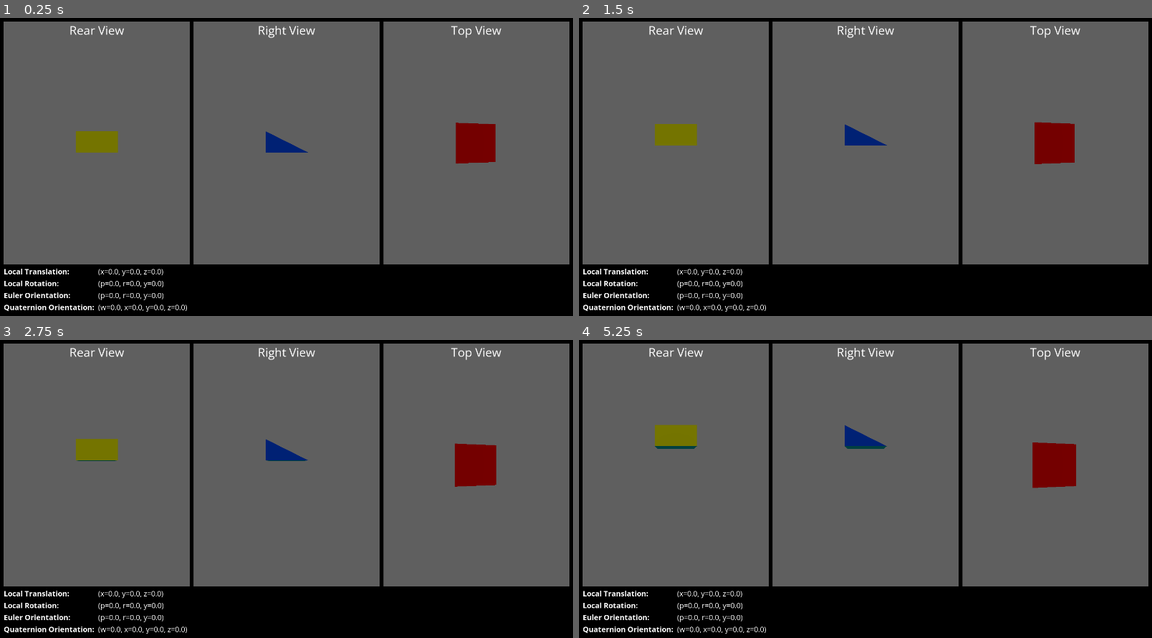
Above: before the commit, frames 1-4 (two rows, left to right).
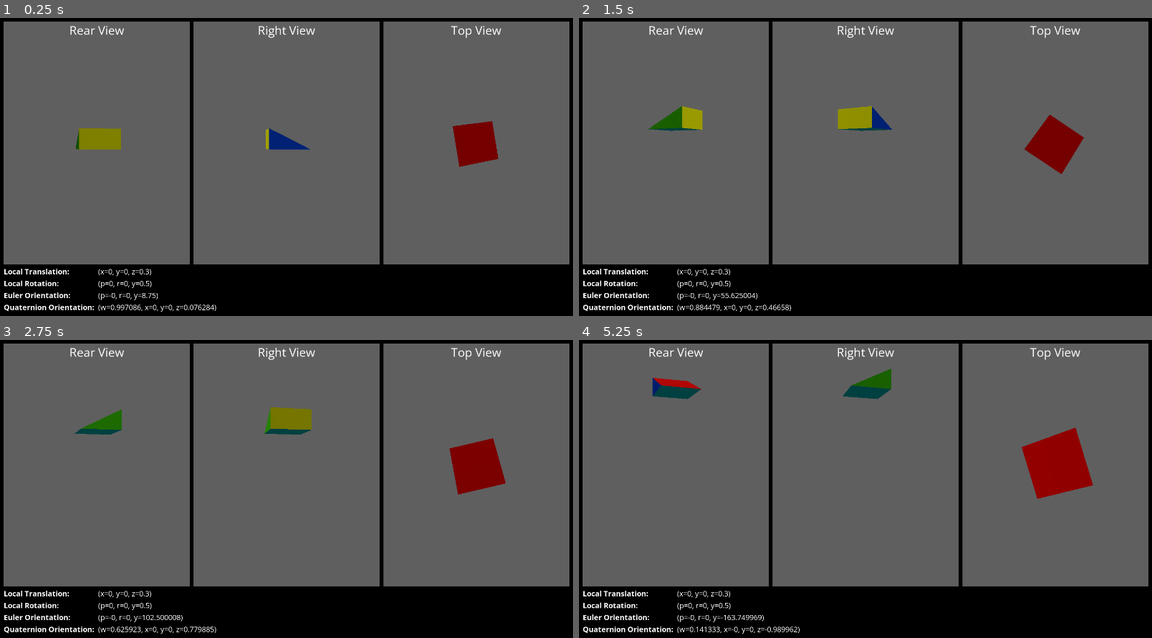
Above: after the commit, the same moments.

Repository: MB3hel/GodotAUVSim
Game: Godot game, scene res://pool.tscn
The game is run twice, just before and just after one commit, with the same random seed, the same clock (stepped at 60 frames per second) and the same inputs.
Inputs:
- Up to frame 1 (0.25 s): no input
- Up to frame 2 (1.5 s): no input
- Up to frame 3 (2.75 s): no input
- Up to frame 4 (5.25 s): no input

The runs differ from the first frame. In frame 1, 1.1% of the frame differs, in the area x 13-87%, y 34-99%; in frame 2, 2.6%; in frame 3, 2.7%; in frame 4, 4.4%, in the area x 12-90%, y 9-99%.

Commit message:
Implemented status indicator text

Diff:
--- a/pool.tscn
+++ b/pool.tscn
@@ -1,8 +1,9 @@
-[gd_scene load_steps=12 format=2]
+[gd_scene load_steps=13 format=2]
 
 [ext_resource path="res://fonts/viewport_label_font.tres" type="DynamicFont" id=1]
 [ext_resource path="res://fonts/status_label_font.tres" type="DynamicFont" id=2]
 [ext_resource path="res://fonts/status_value_font.tres" type="DynamicFont" id=3]
+[ext_resource path="res://ui.gd" type="Script" id=4]
 [ext_resource path="res://robot.gd" type="Script" id=6]
 [ext_resource path="res://simulation.gd" type="Script" id=7]
 
@@ -118,6 +119,7 @@
 anchor_right = 1.0
 anchor_bottom = 1.0
 color = Color( 0, 0, 0, 1 )
+script = ExtResource( 4 )
 
 [node name="VBoxContainer" type="VBoxContainer" parent="UIRoot"]
 anchor_right = 1.0
--- a/simulation.gd
+++ b/simulation.gd
@@ -8,6 +8,7 @@
 ####################################################################################################
 
 onready var robot = get_node("Robot")
+onready var ui = get_node("UIRoot")
 
 func _ready():
 	# Setup robot parameters
@@ -16,9 +17,13 @@
 
 	# Test move the robot in LOCAL mode
 	#                   x    y    z    p    r    y
-	robot.mc_set_local(0.0, 0.0, 0.1, 0.0, 0.0, 0.0)
+	robot.mc_set_local(0.0, 0.0, 0.3, 0.0, 0.0, 0.5)
 
-func _process(delta):
-	pass
+
+func _process(_delta):
+	ui.curr_translation = robot.curr_translation
+	ui.curr_rotation = robot.curr_rotation
+	ui.robot_euler = robot.rotation_degrees
+	ui.robot_quat = Quat(robot.rotation)
 
 ####################################################################################################
--- /dev/null
+++ b/ui.gd
@@ -0,0 +1,37 @@
+extends Control
+
+# Data to be displayed in UI
+var curr_translation = Vector3(0.0, 0.0, 0.0)
+var curr_rotation = Vector3(0.0, 0.0, 0.0)
+var robot_euler = Vector3(0.0, 0.0, 0.0)
+var robot_quat = Quat(0.0, 0.0, 0.0, 1.0)
+
+# UI elements
+onready var translation_label = get_node("VBoxContainer/HBoxContainer/StatusPanel/TranslationValue")
+onready var rotation_label = get_node("VBoxContainer/HBoxContainer/StatusPanel/RotationValue")
+onready var euler_label = get_node("VBoxContainer/HBoxContainer/StatusPanel/EulerValue")
+onready var quat_label = get_node("VBoxContainer/HBoxContainer/StatusPanel/QuatValue")
+
+
+const translation_template = "(x={0}, y={1}, z={2})"
+const rotation_template = "(p={0}, r={1}, y={2})"
+const euler_template = "(p={0}, r={1}, y={2})"
+const quat_template = "(w={0}, x={1}, y={2}, z={3})"
+
+
+func _ready():
+	pass
+
+func _process(_delta):
+	translation_label.text = translation_template.format(
+		[curr_translation.x, curr_translation.y, curr_translation.z]
+	)
+	rotation_label.text = rotation_template.format(
+		[curr_rotation.x, curr_rotation.y, curr_rotation.z]
+	)
+	euler_label.text = euler_template.format(
+		[robot_euler.x, robot_euler.y, robot_euler.z]
+	)
+	quat_label.text = quat_template.format(
+		[robot_quat.w, robot_quat.x, robot_quat.y, robot_quat.z]
+	)
Not shown, added: .gitignore
